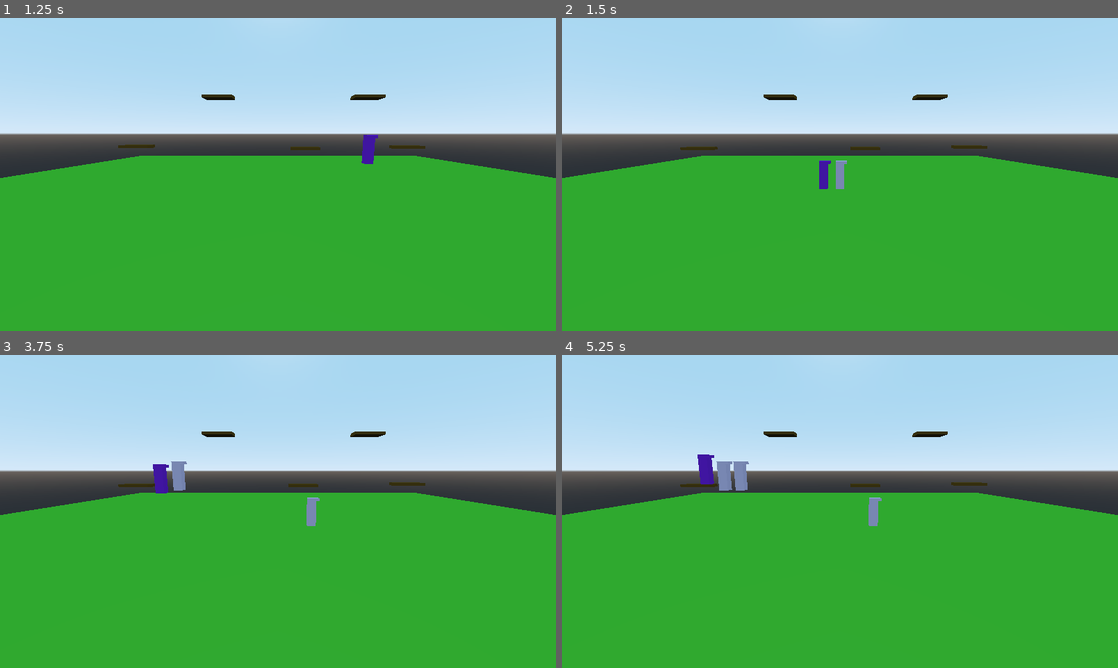
Above: before the commit, frames 1-4 (two rows, left to right).
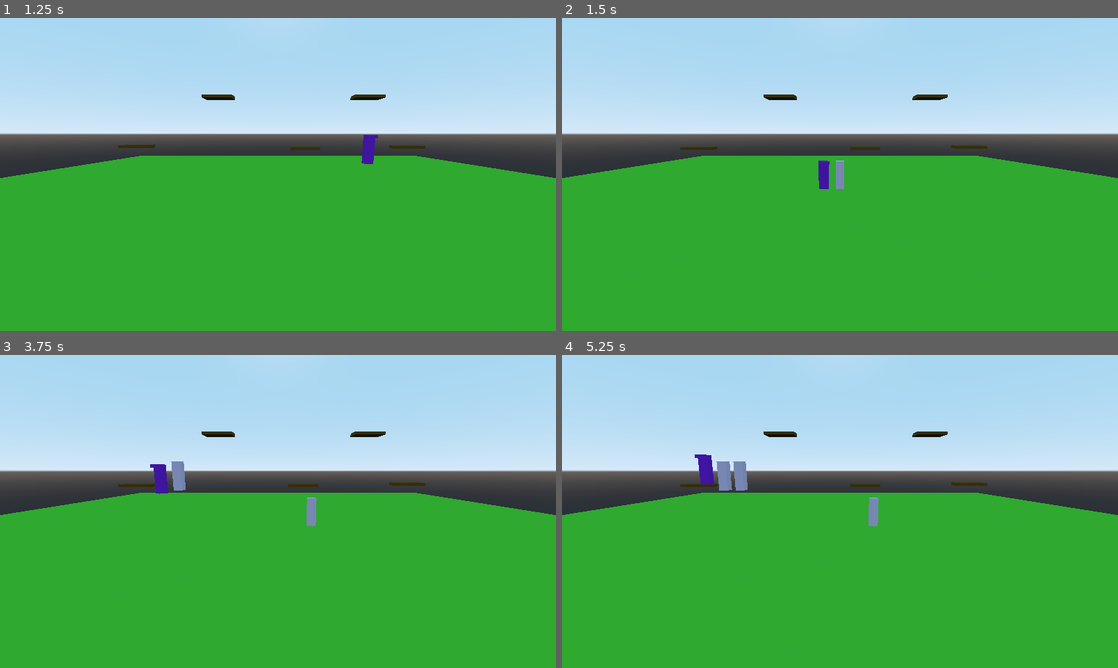
Above: after the commit, the same moments.

Repository: dsaltares/ludumdare-47
Game: Godot game, scene res://DavidPlayground.tscn
The game is run twice, just before and just after one commit, with the same random seed, the same clock (stepped at 60 frames per second) and the same inputs.
Inputs:
- Up to frame 1 (1.25 s): tap Enter at 0.5 s; hold D (move_right) from 0.53 s (still down); tap Space (jump) at 0.6, 0.77, 1.07 s
- Up to frame 2 (1.5 s): release D (move_right) at 1.28 s; hold A (move_left) from 1.28 s (still down); tap N (new_run) at 1.35 s
- Up to frame 3 (3.75 s): tap Space (jump) at 1.52, 1.55, 1.82, 2.1, 3.02, 3.05, 3.32, 3.6 s; release A (move_left) at 2.03 s; hold D (move_right) 2.03-3.53 s; tap N (new_run) at 2.85 s; hold A (move_left) from 3.53 s (still down)
- Up to frame 4 (5.25 s): keep holding A (move_left); tap Space (jump) at 3.77, 4.07, 4.52, 4.55, 4.82, 5.1 s; tap N (new_run) at 4.35 s

Frame 1 is identical in both runs. In frame 2, less than 0.1% of the frame differs, in the area x 46-52%, y 45-55%; in frame 3, less than 0.1%; in frame 4, less than 0.1%.

Commit message:
add look where going to player

Diff:
--- a/game/Ghosts/Ghost.tscn
+++ b/game/Ghosts/Ghost.tscn
@@ -1,7 +1,6 @@
-[gd_scene load_steps=6 format=2]
+[gd_scene load_steps=5 format=2]
 
 [ext_resource path="res://Player/PlayerCollisionShape.tres" type="Shape" id=1]
-[ext_resource path="res://Player/PlayerNose.tres" type="CubeMesh" id=2]
 [ext_resource path="res://Player/PlayerBody.tres" type="CubeMesh" id=3]
 [ext_resource path="res://Ghosts/Ghost.tres" type="Material" id=4]
 [ext_resource path="res://Ghosts/Ghost.gd" type="Script" id=5]
@@ -18,8 +17,3 @@
 transform = Transform( 1, 0, 0, 0, 1, 0, 0, 0, 1, 0, 1, 0 )
 mesh = ExtResource( 3 )
 material/0 = ExtResource( 4 )
-
-[node name="Nose" type="MeshInstance" parent="."]
-transform = Transform( 1, 0, 0, 0, 1, 0, 0, 0, 1, 0.4, 1.9, 0 )
-mesh = ExtResource( 2 )
-material/0 = ExtResource( 4 )
--- a/game/Player/Player.gd
+++ b/game/Player/Player.gd
@@ -8,7 +8,8 @@
 const DISTANCE_TO_PEAK := 5.0
 const DISTANCE_AFTER_PEAK := 3.0
 
-var move_dir := Vector3.ZERO
+var move_dir := 0
+var last_move_dir := 0
 var gravity := 0.0
 var velocity := Vector3.ZERO
 var pressed_jump := false
@@ -17,25 +18,29 @@
 var jumping := false
 
 onready var coyote_timer := $CoyoteTimer
+onready var turn_tween := $TurnTween
+onready var graphics := $Graphics
 
 func _process(_delta: float) -> void:
-	move_dir = Vector3.ZERO
+	last_move_dir = move_dir
+	move_dir = 0
 	if Input.is_action_pressed("move_right"):
-		move_dir += Vector3.RIGHT
+		move_dir += 1
 	if Input.is_action_pressed("move_left"):
-		move_dir += Vector3.LEFT
+		move_dir += -1
 
 	if Input.is_action_just_pressed("jump"):
 		pressed_jump = true
 
 func _physics_process(delta: float) -> void:
-	var grounded := is_on_floor()
+	_update_horizontal_velocity(delta)
+	_update_vertical_velocity(delta)
+	_move()
+	_update_look_dir()
 
-	if was_grounded and not grounded and not jumping:
-		coyote_timer.start()
-
-	if move_dir.length_squared() > 0.0:
-		velocity.x += move_dir.x * (MAX_RUNNING_SPEED/TIME_TO_MAX_SPEED) * delta
+func _update_horizontal_velocity(delta : float) -> void:
+	if abs(move_dir) > 0.0:
+		velocity.x += move_dir * (MAX_RUNNING_SPEED/TIME_TO_MAX_SPEED) * delta
 		velocity.x = clamp(velocity.x, -MAX_RUNNING_SPEED, MAX_RUNNING_SPEED)
 	else:
 		var prev_move_dir = sign(velocity.x)
@@ -43,6 +48,12 @@
 		var max_speed = velocity.x if prev_move_dir > 0.0 else 0.0
 		velocity.x -= prev_move_dir * (MAX_RUNNING_SPEED/TIME_TO_MAX_SPEED) * delta
 		velocity.x = clamp(velocity.x, min_speed, max_speed)
+
+func _update_vertical_velocity(delta : float) -> void:
+	var grounded := is_on_floor()
+
+	if was_grounded and not grounded and not jumping:
+		coyote_timer.start()
 
 	if (grounded or not coyote_timer.is_stopped()) and pressed_jump:
 		var jump_speed = 2 * JUMP_HEIGHT * MAX_RUNNING_SPEED / DISTANCE_TO_PEAK
@@ -59,7 +70,29 @@
 		velocity.y = -0.1
 		jumping = false
 
-	velocity = move_and_slide_with_snap(velocity, snap_vec, Vector3.UP)
-
 	pressed_jump = false
 	was_grounded = grounded
+
+func _update_look_dir() -> void:
+	var angle = graphics.rotation.y
+	if move_dir < 0:
+		angle = deg2rad(180)
+	elif move_dir > 0:
+		angle = 0
+
+	if sign(move_dir) != 0 and sign(move_dir) != sign(last_move_dir):
+		turn_tween.interpolate_property(
+			graphics,
+			"rotation",
+			graphics.rotation,
+			-Vector3(0, angle, 0),
+			0.25,
+			Tween.TRANS_LINEAR,
+			Tween.EASE_IN_OUT,
+			0
+		)
+
+		turn_tween.start()
+
+func _move() -> void:
+	velocity = move_and_slide_with_snap(velocity, snap_vec, Vector3.UP)
--- a/game/Player/Player.tscn
+++ b/game/Player/Player.tscn
@@ -15,12 +15,14 @@
 transform = Transform( 1, 0, 0, 0, 1, 0, 0, 0, 1, 0, 1, 0 )
 shape = ExtResource( 5 )
 
-[node name="Body" type="MeshInstance" parent="."]
+[node name="Graphics" type="Spatial" parent="."]
+
+[node name="Body" type="MeshInstance" parent="Graphics"]
 transform = Transform( 1, 0, 0, 0, 1, 0, 0, 0, 1, 0, 1, 0 )
 mesh = ExtResource( 4 )
 material/0 = ExtResource( 1 )
 
-[node name="Nose" type="MeshInstance" parent="."]
+[node name="Nose" type="MeshInstance" parent="Graphics"]
 transform = Transform( 1, 0, 0, 0, 1, 0, 0, 0, 1, 0.4, 1.9, 0 )
 mesh = ExtResource( 3 )
 material/0 = ExtResource( 1 )
@@ -28,3 +30,7 @@
 [node name="CoyoteTimer" type="Timer" parent="."]
 wait_time = 0.2
 one_shot = true
+
+[node name="AnimationPlayer" type="AnimationPlayer" parent="."]
+
+[node name="TurnTween" type="Tween" parent="."]
